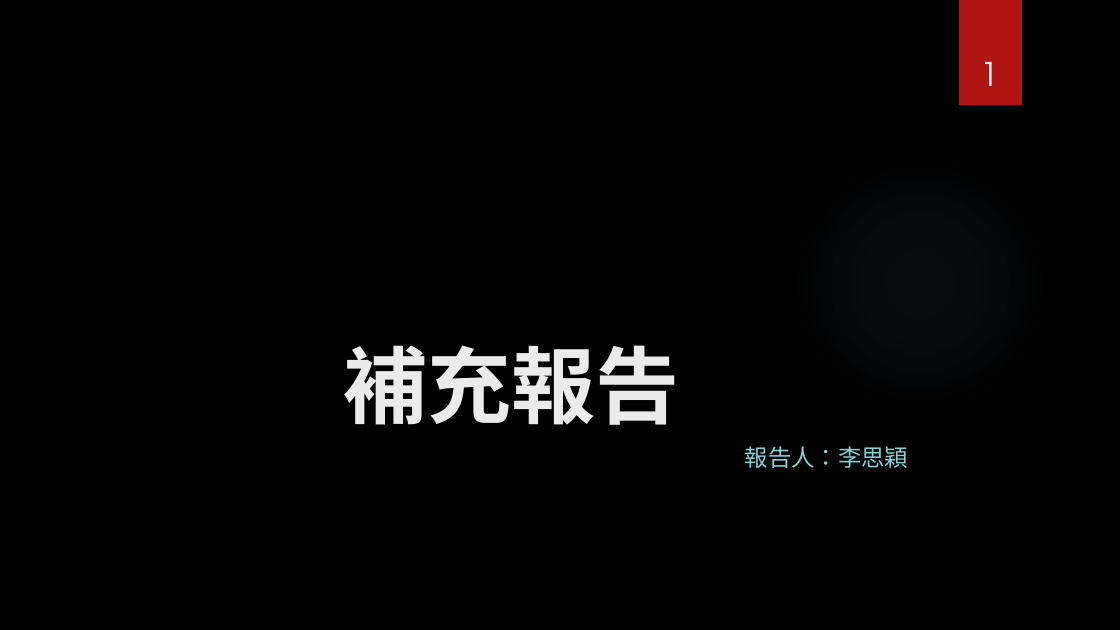
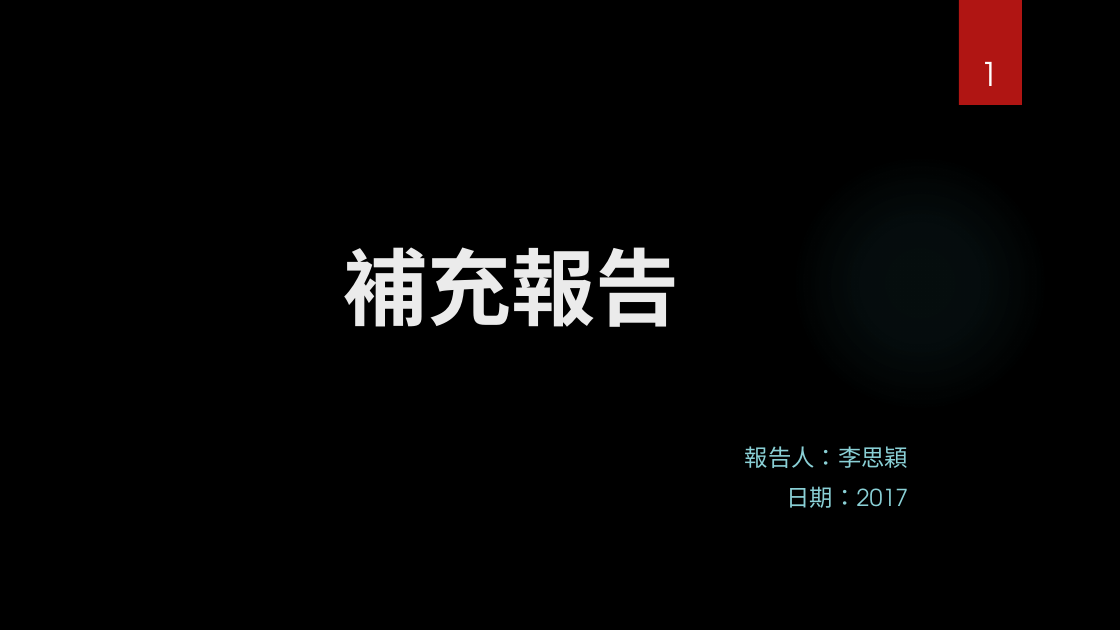
Before and after one commit to Szying/Js_Tools, a slide deck: slide 1 of 補充報告.pptx. Drawn at 1120x630 pixels with LibreOffice and Linux fonts; fonts in the diff are those of the drawing; background and template pictures are left out. Boxes give left, top, right and bottom in pixels: in the first picture for what was removed or moved away, otherwise in the second. Text is boxed around its words. In the diff, an @@ line names an element or a change of style, - is before the commit and + after.

```diff
--- a/補充報告.pptx
+++ b/補充報告.pptx
@@ title "補充報告" at (343,247,679,327): vertical alignment bottom to middle @@
@@ subtitle at (786,486,908,508): paragraph added @@
+日期：2017
```
Also in this commit, not shown: 17 other slides changed, 1 slide added, 6 slides removed.
